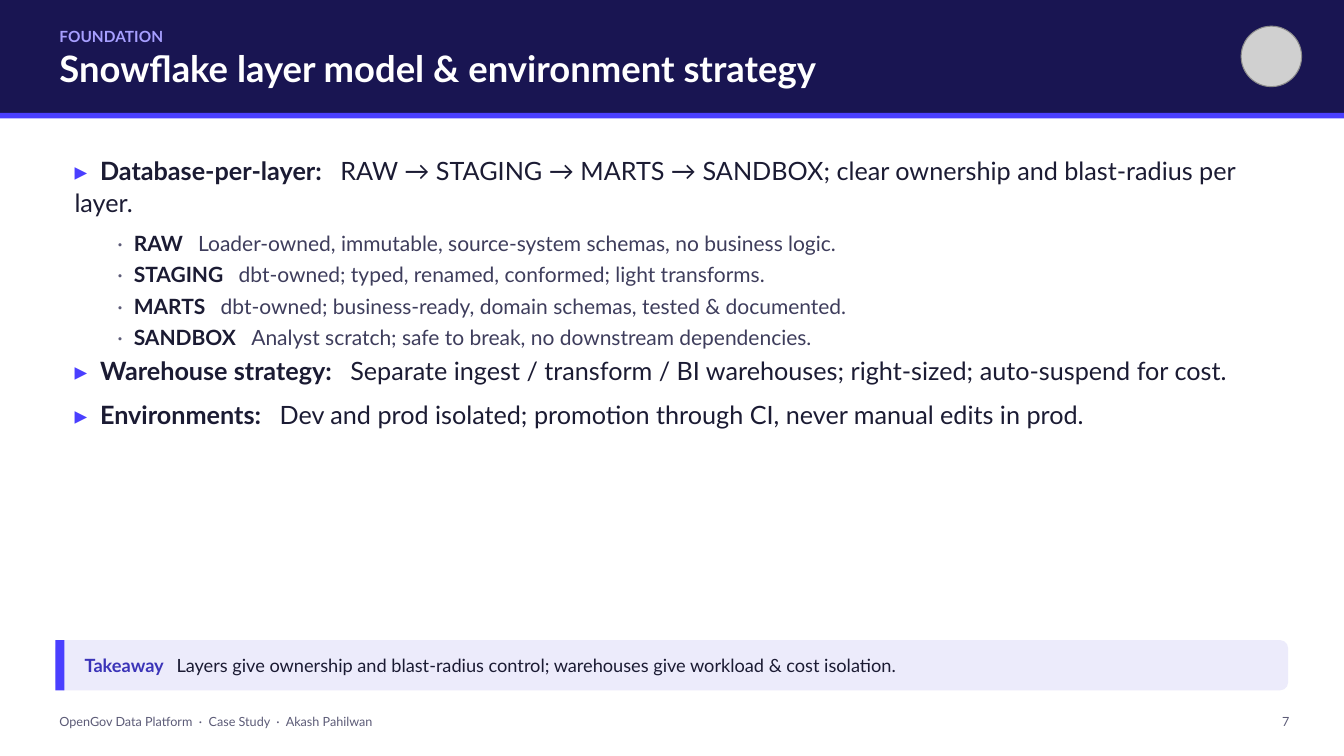
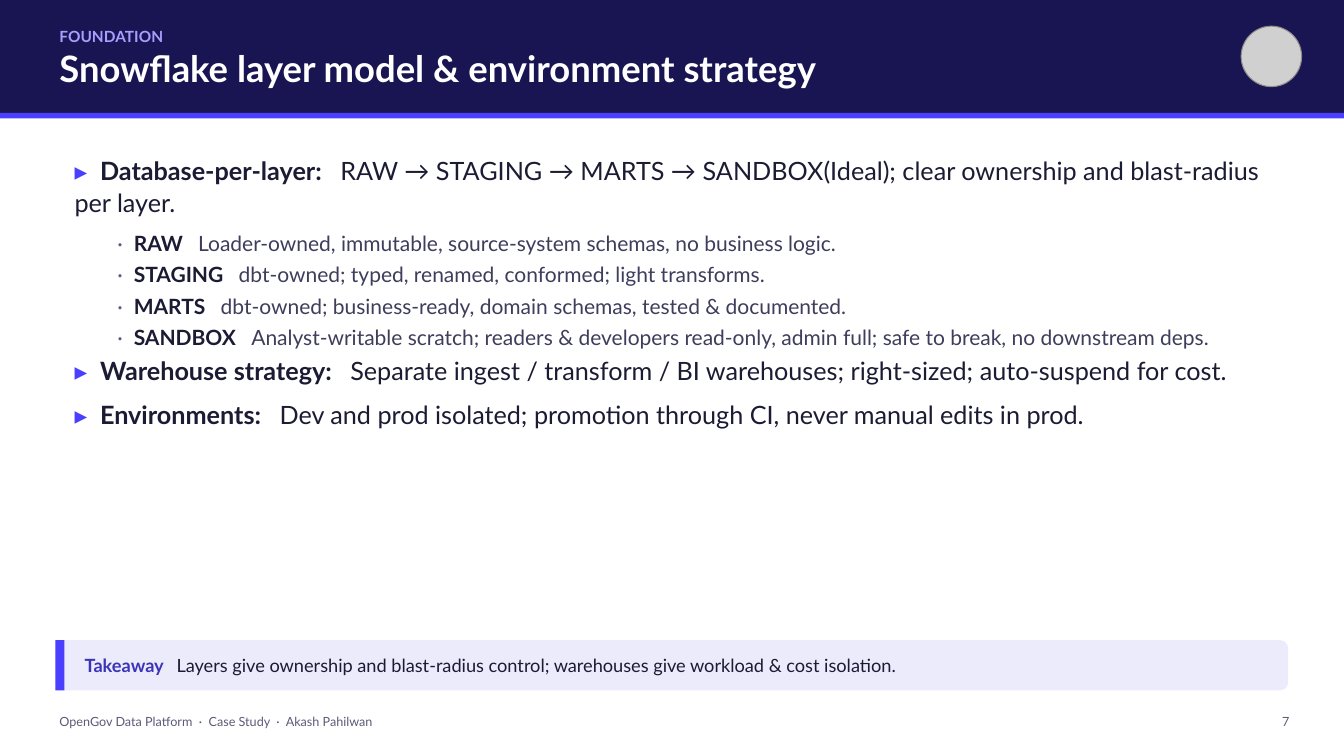
Before and after one commit to akashpahilwan/OpenGovPOC, a slide deck: slide 7 of presentation/OpenGov_Data_Platform_CaseStudy.pptx. Drawn at 1344x756 pixels with LibreOffice and Linux fonts; fonts in the diff are those of the drawing; grey boxes stand for pictures. Boxes give left, top, right and bottom in pixels: in the first picture for what was removed or moved away, otherwise in the second. Text is boxed around its words. In the diff, an @@ line names an element or a change of style, - is before the commit and + after.

```diff
--- a/presentation/OpenGov_Data_Platform_CaseStudy.pptx
+++ b/presentation/OpenGov_Data_Platform_CaseStudy.pptx
@@ text at [75,160,1258,217]: text changed @@
-▸ Database-per-layer: RAW → STAGING → MARTS → SANDBOX; clear ownership and blast-radius per layer.
+▸ Database-per-layer: RAW → STAGING → MARTS → SANDBOX(Ideal); clear ownership and blast-radius per layer.
@@ text at [134,329,1209,349]: text changed @@
-· SANDBOX Analyst scratch; safe to break, no downstream dependencies.
+· SANDBOX Analyst-writable scratch; readers & developers read-only, admin full; safe to break, no downstream deps.
```
Also in this commit, not shown: 4 other slides changed, 2 other files.
